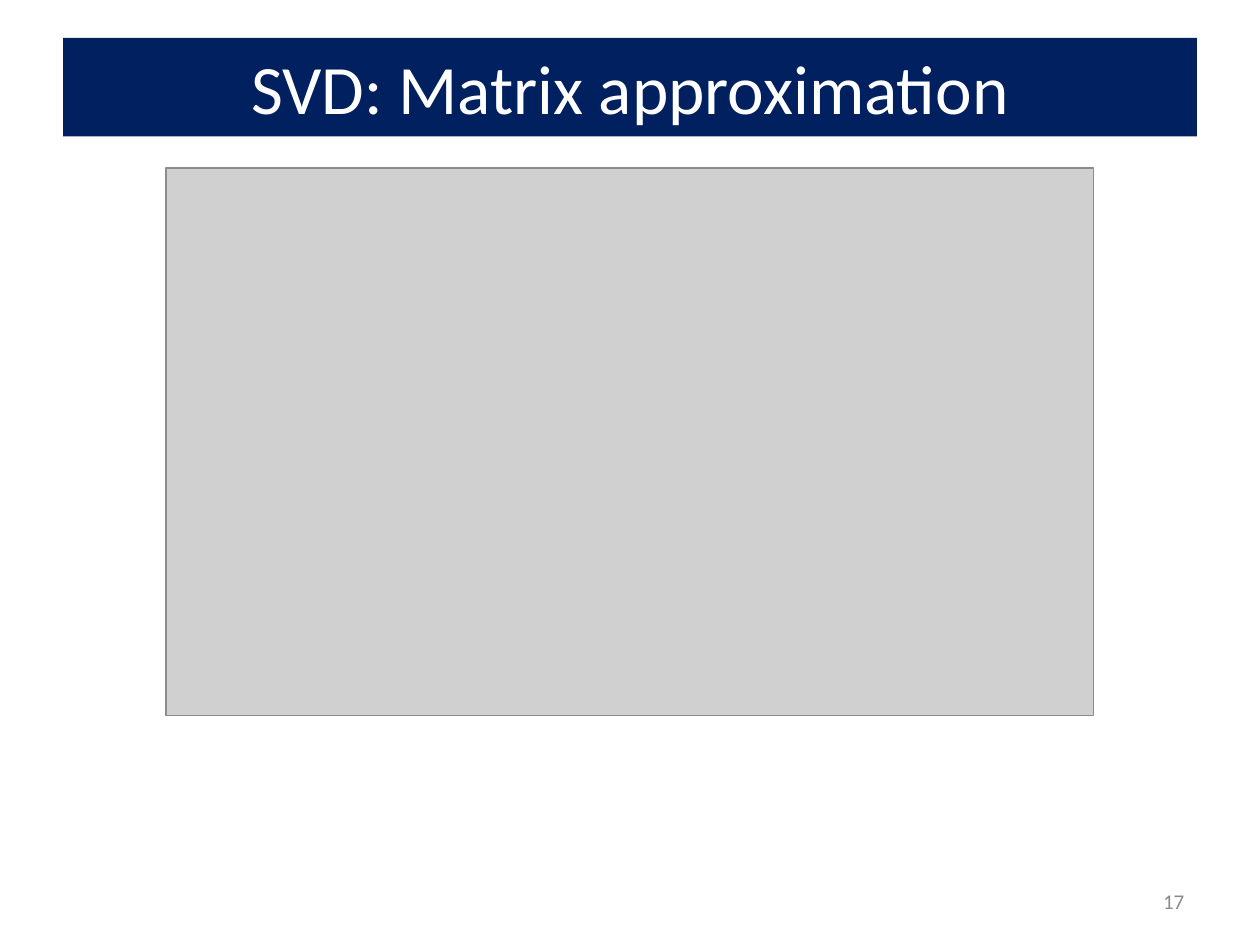
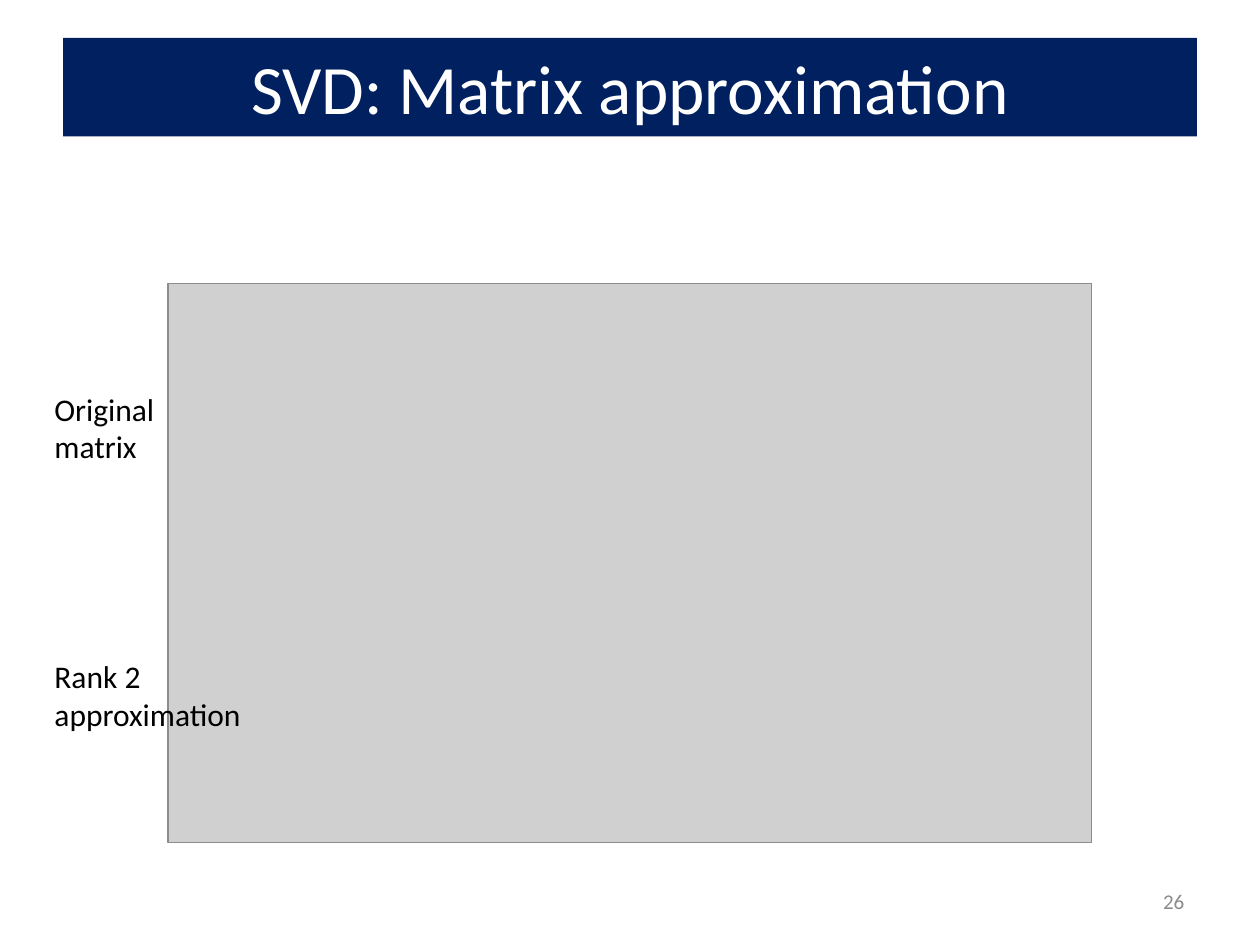
Before and after one commit to friendly/psy6136, a slide deck: slide 26 of docs/lectures/05-Corresp.pptx (slide 17 before the commit). Drawn at 1260x945 pixels with LibreOffice and Linux fonts; fonts in the diff are those of the drawing; grey boxes stand for pictures. Boxes give left, top, right and bottom in pixels: in the first picture for what was removed or moved away, otherwise in the second. Text is boxed around its words. In the diff, an @@ line names an element or a change of style, - is before the commit and + after.

```diff
--- a/docs/lectures/05-Corresp.pptx
+++ b/docs/lectures/05-Corresp.pptx
@@ picture: place and size @@
-picture at <box>166,168,1094,714</box>
+picture at <box>168,284,1091,843</box>
@@ text added at <box>54,399,154,459</box>, 18 pt, text #000000 @@
+Original matrix
@@ picture added at <box>301,630,455,799</box> @@
@@ text added at <box>54,666,240,733</box>, 18 pt, text #000000 @@
+Rank 2 approximation
@@ page number at <box>1163,895,1184,909</box>: text changed @@
-17
+26
```
Also in this commit, not shown: 10 other slides changed, 9 slides added, 11 other files.
